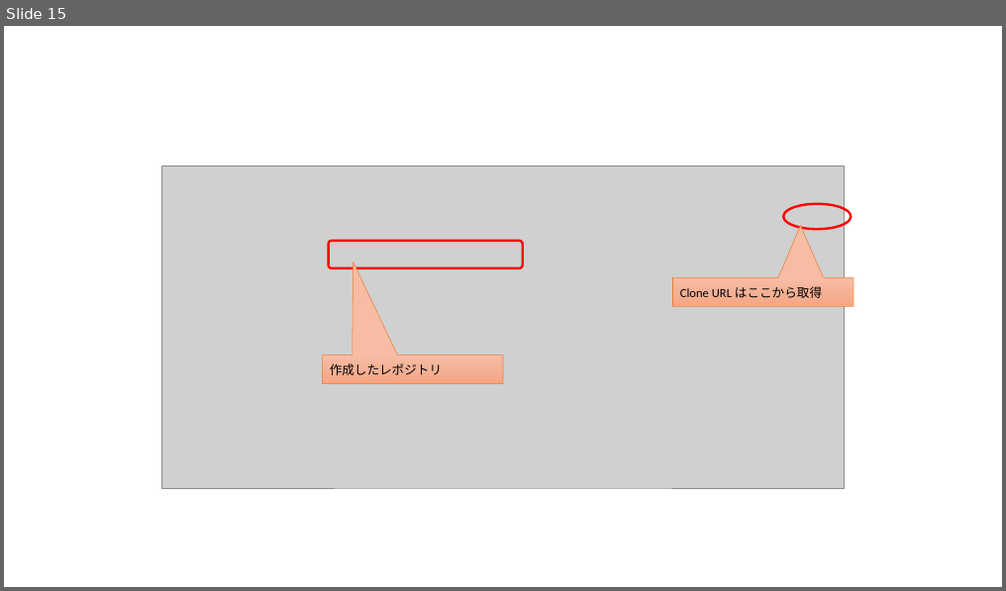
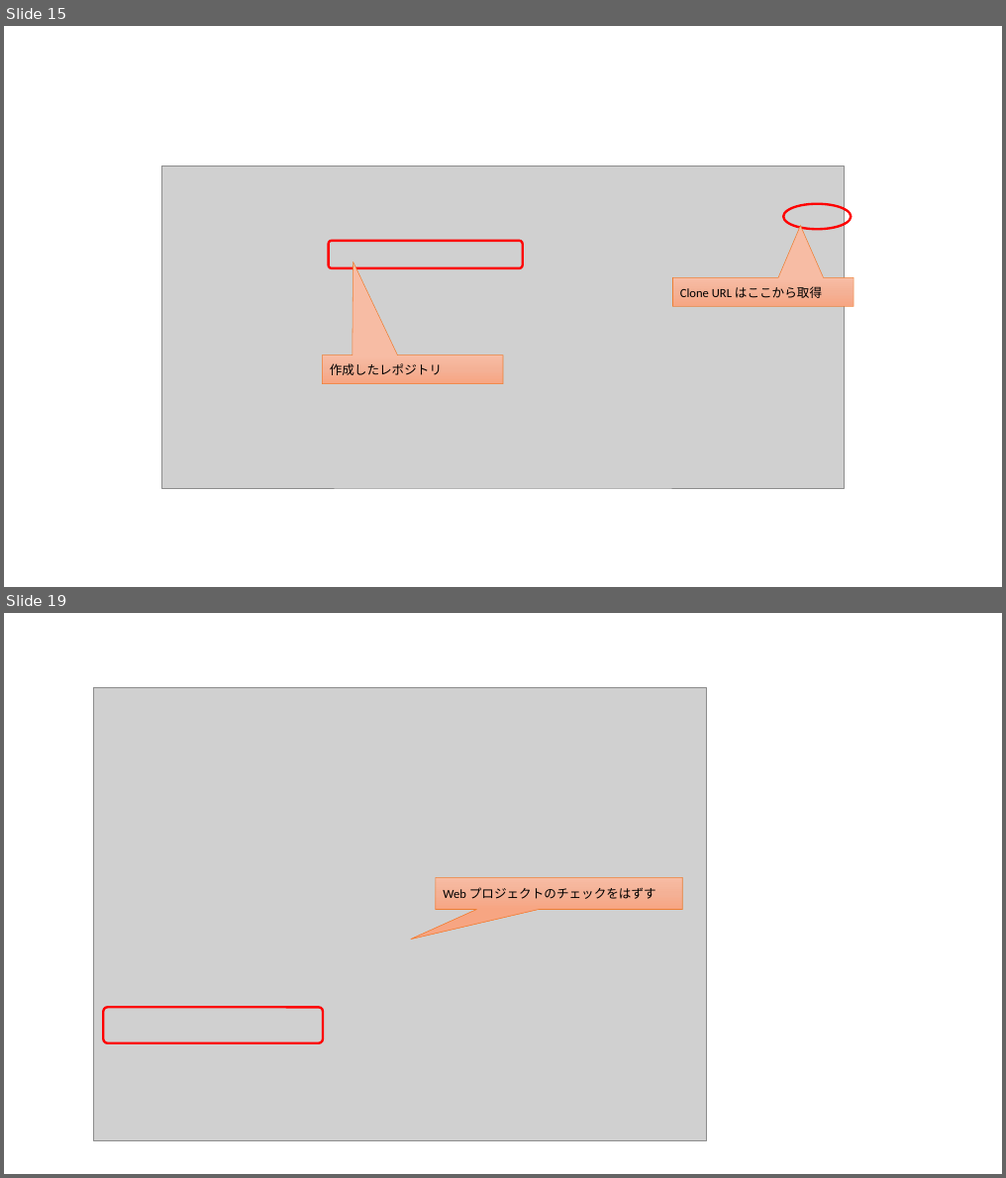
Before and after one commit to ayuina/ainaba-csa-blog, a slide deck: package-management-with-azure-artifacts/images/figures.pptx. Shown one above the other, each under a label of ours: slide 15 before the commit, slides 15 and 19 after it; the slides between them are not shown. The pictures are 1006x591 and 1006x1178 pixels, drawn with LibreOffice and Linux fonts; fonts in the diff are those of the drawing; grey boxes stand for pictures. Boxes give left, top, right and bottom in pixels: in the first picture for what was removed or moved away, otherwise in the second. Text is boxed around its words. In the diff, an @@ line names an element or a change of style, - is before the commit and + after.

```diff
--- a/package-management-with-azure-artifacts/images/figures.pptx
+++ b/package-management-with-azure-artifacts/images/figures.pptx
@@ slide 19 added at bbox=[4, 613, 1002, 1174], background #FFFFFF @@
@@ picture added at bbox=[93, 687, 707, 1141] @@
@@ speech box added at bbox=[436, 878, 683, 909], fill gradient #F7BDA5 to #F5B196 to #F8A582, outline #ED7D31 0.5 pt, 12 pt, text #000000 @@
+Web プロジェクトのチェックをはずす
@@ rounded rectangle added at bbox=[104, 1008, 323, 1044], outline #FF0000 2.25 pt @@
```
Also in this commit, not shown: 4 other slides added, 1 slide removed, 5 other files.
